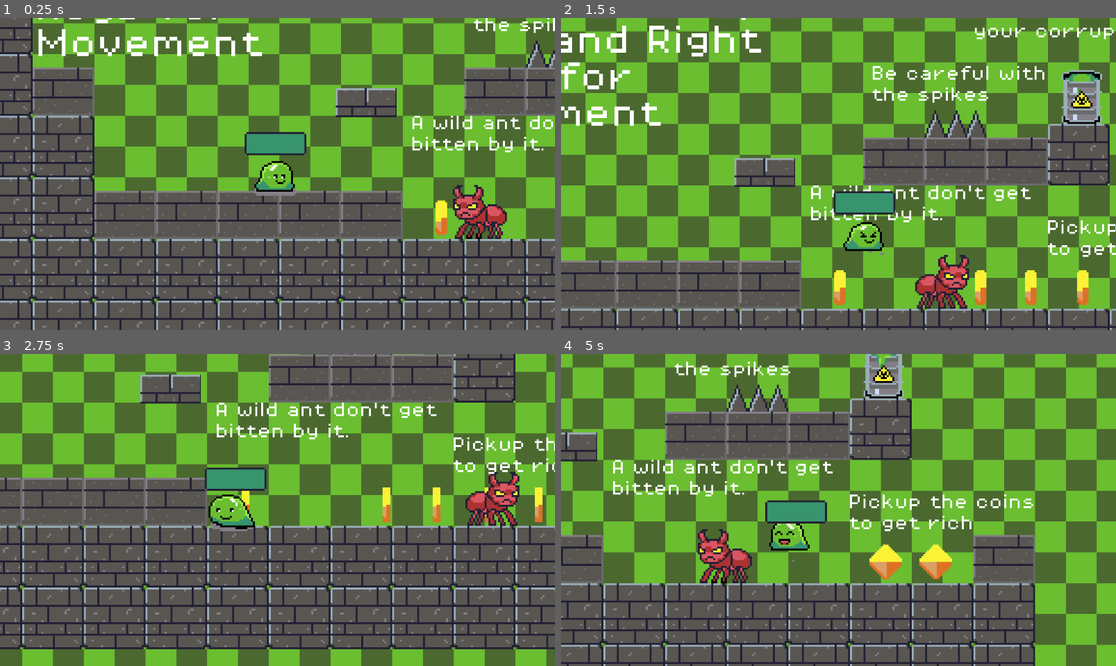
Above: before the commit, frames 1-4 (two rows, left to right).
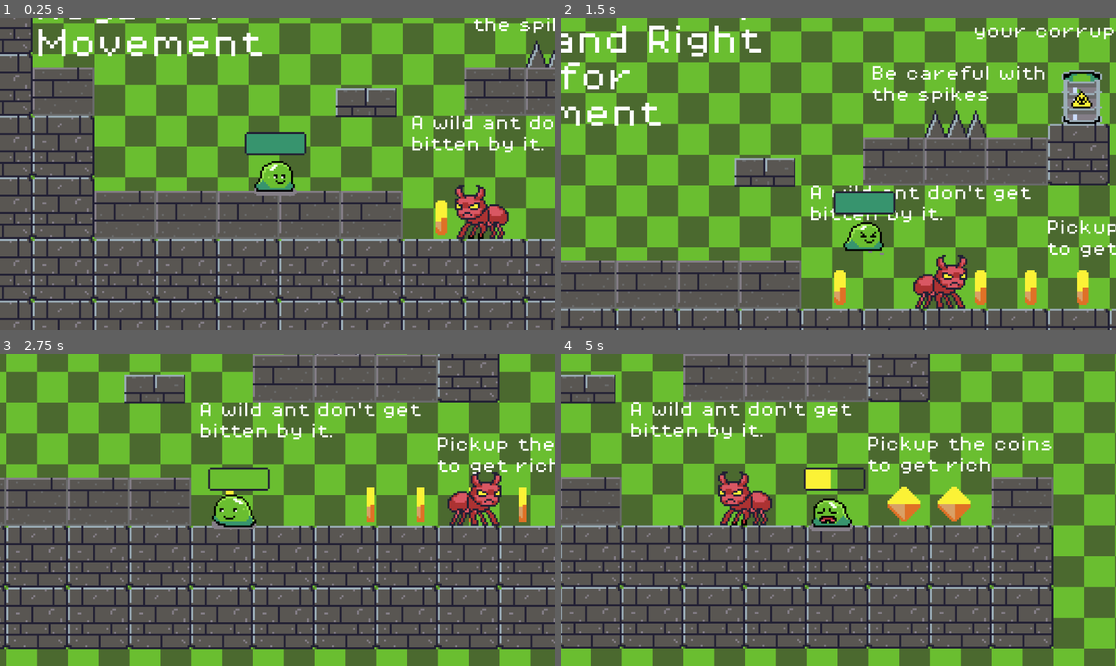
Above: after the commit, the same moments.

Repository: ShwetaShaw76/CorruptionLab
Game: Godot game, scene res://scenes/game.tscn
The game is run twice, just before and just after one commit, with the same random seed, the same clock (stepped at 60 frames per second) and the same inputs.
Inputs:
- Up to frame 1 (0.25 s): no input
- Up to frame 2 (1.5 s): tap Enter at 0.5 s; hold D (move_right) from 0.53 s (still down); tap Space (jump) at 0.77 s
- Up to frame 3 (2.75 s): tap Space (jump) at 1.52 s; release D (move_right) at 2.03 s; hold A (move_left) from 2.03 s (still down)
- Up to frame 4 (5 s): release A (move_left) at 2.78 s; hold D (move_right) 2.78-4.28 s; tap Space (jump) at 3.02, 3.77, 4.52 s; hold A (move_left) from 4.28 s (still down)

The runs differ from the first frame. In frame 1, 0.7% of the frame differs, in the area x 81-92%, y 53-71%; in frame 2, 0.7%; in frame 3, 38%; in frame 4, 74%, in the area x 0-100%, y 0-100%.

Commit message:
made player healthbar and added damage effect on ants

Diff:
--- a/scenes/damage_zone.tscn
+++ b/scenes/damage_zone.tscn
@@ -8,3 +8,4 @@
 script = ExtResource("1_ppofr")
 
 [connection signal="body_entered" from="." to="." method="_on_body_entered"]
+[connection signal="body_exited" from="." to="." method="_on_body_exited"]
--- a/scenes/game.tscn
+++ b/scenes/game.tscn
@@ -511,7 +511,7 @@
 Your collected
 x coins"
 
-[node name="player" parent="." groups=["player"] instance=ExtResource("1_uwrxv")]
+[node name="player" parent="." instance=ExtResource("1_uwrxv")]
 position = Vector2(29, 41)
 
 [node name="StaticBody2D" type="StaticBody2D" parent="player"]
@@ -893,9 +893,6 @@
 
 [node name="fire_ants" type="Node" parent="."]
 
-[node name="fire_ant" parent="fire_ants" instance=ExtResource("11_kvpfn")]
-position = Vector2(151, 51)
-
 [node name="fire_ant2" parent="fire_ants" instance=ExtResource("11_kvpfn")]
 position = Vector2(1122, 83)
 
@@ -911,4 +908,7 @@
 [node name="fire_ant6" parent="fire_ants" instance=ExtResource("11_kvpfn")]
 position = Vector2(3025, -45)
 
+[node name="fire_ant" parent="fire_ants" instance=ExtResource("11_kvpfn")]
+position = Vector2(152, 51)
+
 [connection signal="timeout" from="player/HealthBar/Timer" to="player/HealthBar" method="_on_timer_timeout"]
--- a/scenes/player.tscn
+++ b/scenes/player.tscn
@@ -226,10 +226,9 @@
 [sub_resource type="CircleShape2D" id="CircleShape2D_fjrip"]
 radius = 7.0
 
-[node name="player" type="CharacterBody2D"]
+[node name="player" type="CharacterBody2D" groups=["player"]]
 z_index = 5
 collision_layer = 2
-collision_mask = 5
 script = ExtResource("1_g2els")
 
 [node name="AnimatedSprite2D" type="AnimatedSprite2D" parent="."]
@@ -237,7 +236,7 @@
 sprite_frames = SubResource("SpriteFrames_tuyoq")
 animation = &"damage"
 autoplay = "idle"
-frame_progress = 0.570767
+frame_progress = 0.34706
 
 [node name="CollisionShape2D" type="CollisionShape2D" parent="."]
 position = Vector2(2, -10)
--- a/scenes/pool.tscn
+++ b/scenes/pool.tscn
@@ -61,8 +61,8 @@
 [node name="AnimatedSprite2D" type="AnimatedSprite2D" parent="."]
 sprite_frames = SubResource("SpriteFrames_g258y")
 autoplay = "default"
-frame = 3
-frame_progress = 0.938807
+frame = 1
+frame_progress = 0.201836
 
 [node name="Killzone" parent="AnimatedSprite2D" instance=ExtResource("2_fu8a5")]
 
--- a/scripts/damage_zone.gd
+++ b/scripts/damage_zone.gd
@@ -1,12 +1,19 @@
 extends Area2D
+@onready var collision_shape_2d: CollisionShape2D = $CollisionShape2D
+
+var can_damage := true
+
+
+func _on_body_entered(body):
+	if can_damage:
+		if body.is_in_group("player"):
+			if body.has_method("play_damage_animation"):
+				body.play_damage_animation()
+			can_damage = false
 
 
 
 
-
-
-func _on_body_entered(body: Node2D) -> void:
-	print("Damage Zone")
+func _on_body_exited(body: Node2D):
 	if body.is_in_group("player"):
-		if body.has_method("play_damage_animation"):
-			body.play_damage_animation()
+		can_damage = true
--- a/scripts/game_manager.gd
+++ b/scripts/game_manager.gd
@@ -6,4 +6,4 @@
 
 func add_point():
 	score += 1
-	score_label.text = "Congratulations!! \n Y	ou collected \n" + str(score) + " coins."
+	score_label.text = "Congratulations!! \n You collected \n" + str(score) + " coins."
--- a/scripts/heath_bar.gd
+++ b/scripts/heath_bar.gd
@@ -1,7 +1,10 @@
 extends TextureProgressBar
-@onready var health_bar: Area2D = $HealthBar
+@onready var health_bar: TextureProgressBar = $"../HealthBar"
 @onready var animated_sprite: AnimatedSprite2D = $Health_Bar/AnimatedSprite2D2
-@onready var timer: Timer = $Timer
+@onready var timer: Timer = $"Timer"
+@onready var player: CharacterBody2D = $".."
+
+
 
 
 
@@ -14,7 +17,7 @@
 	health -= amount
 	health = clamp(health , 0 , maxHealth)
 	value = health
-	if health <= 80:
+	if health == 80:
 		animated_sprite.play("80%")
 	elif health == 60:
 		animated_sprite.play("60%")
@@ -25,15 +28,13 @@
 	elif health == 0:
 		animated_sprite.play("0%")
 		timer.start()
+		player.play_death_animation()
 
-
+func _on_timer_timeout() -> void:
+	get_tree().reload_current_scene()
 
 func zero_health():
 
 	health = 0
 	value = health
 	animated_sprite.play("dying")
-
-
-func _on_timer_timeout() -> void:
-	get_tree().reload_current_scene()
--- a/scripts/killzone.gd
+++ b/scripts/killzone.gd
@@ -6,7 +6,6 @@
 
 
 func _on_body_entered(body):
-
 	if body.is_in_group("player"):
 		print("You died")
 		Engine.time_scale = 0.5
--- a/scripts/player.gd
+++ b/scripts/player.gd
@@ -1,10 +1,12 @@
 extends CharacterBody2D
 
+var taking_damage = false
 var is_dead = false
 const SPEED = 120.0
 const JUMP_VELOCITY = -350.0
 @onready var animated_sprite: AnimatedSprite2D = $AnimatedSprite2D
 @onready var collision_shape_2d: CollisionShape2D = $CollisionShape2D
+@onready var health_bar: TextureProgressBar = $HealthBar
 
 
 func _physics_process(delta: float) -> void:
@@ -12,6 +14,8 @@
 	if is_dead:
 		return
 
+	if taking_damage:
+		return
 	# Add the gravity.
 	if not is_on_floor():
 		velocity += get_gravity() * delta
@@ -56,13 +60,14 @@
 		return
 	is_dead = true
 	velocity = Vector2.ZERO
-	print("I'm dead")
 	animated_sprite.play("dying")
 
 
 func play_damage_animation():
+
 	print("damage Animation triggered")
+	taking_damage = true
 	animated_sprite.play("damage")
-	collision_shape_2d.disabled = true
-	await get_tree().create_timer(0.6).timeout
-	collision_shape_2d.disabled = false
+	health_bar.take_damage()
+	await get_tree().create_timer(0.5).timeout
+	taking_damage = false
